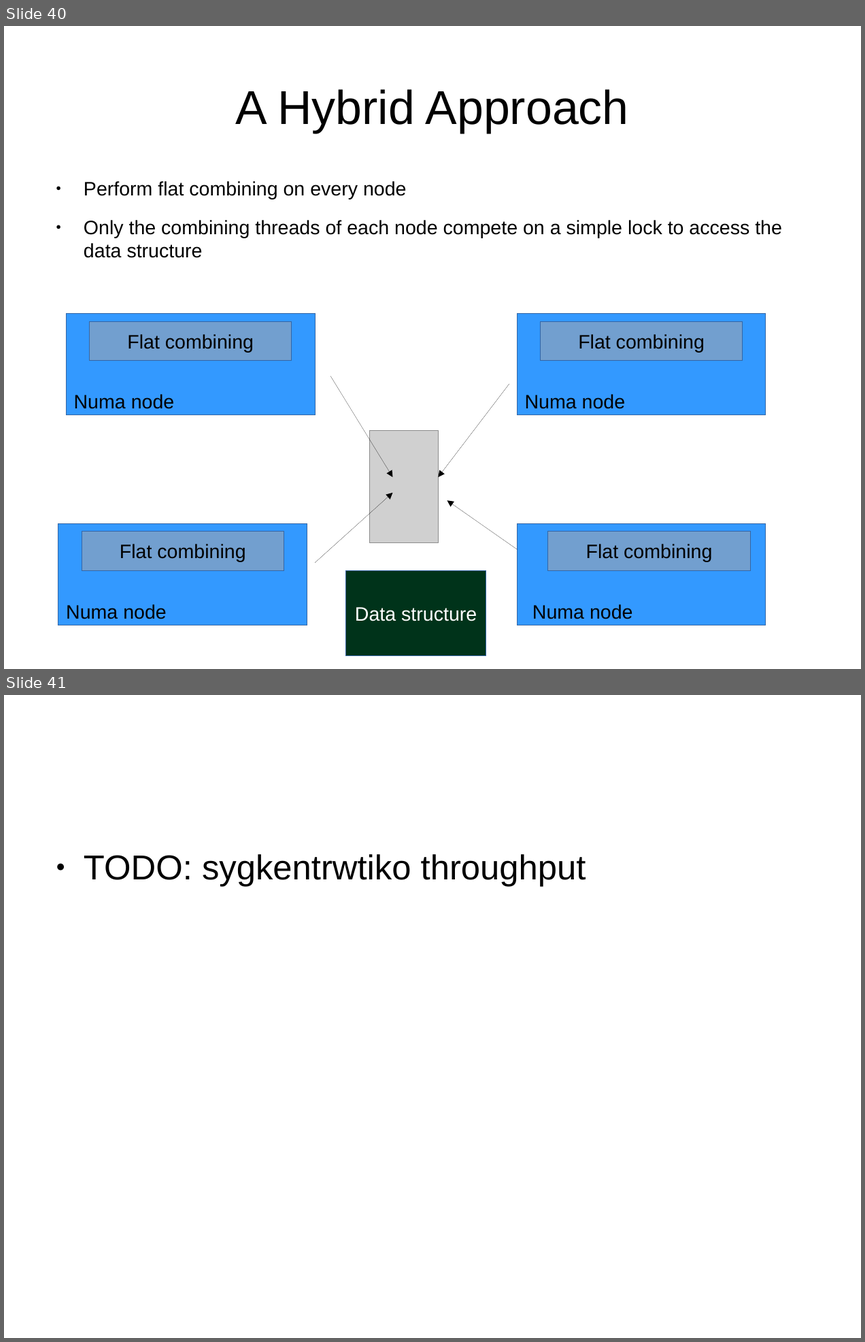
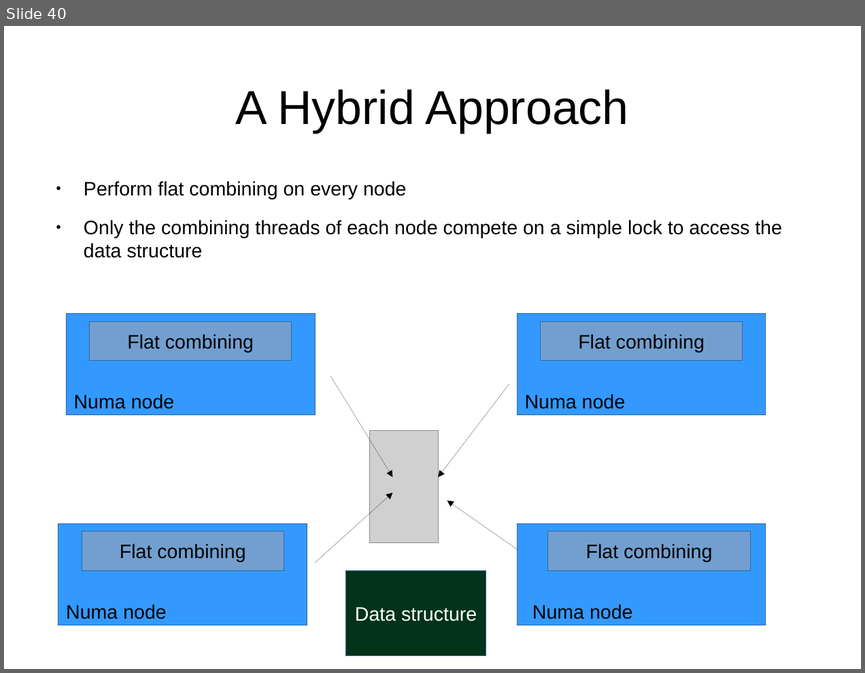
Before and after one commit to mpastyl/my_thesis, a slide deck: presentation.odp. Shown one above the other, each under a label of ours: slides 40 and 41 before the commit, slide 40 after it. The pictures are 865x1342 and 865x673 pixels, drawn with LibreOffice and Linux fonts; fonts in the diff are those of the drawing; grey boxes stand for pictures. Boxes give left, top, right and bottom in pixels: in the first picture for what was removed or moved away, otherwise in the second. Text is boxed around its words. In the diff, an @@ line names an element or a change of style, - is before the commit and + after.

```diff
--- a/presentation.odp
+++ b/presentation.odp
@@ slide 41 removed at [4, 695, 861, 1338], background #FFFFFF @@
@@ text removed at [84, 854, 586, 887] @@
-● TODO: sygkentrwtiko throughput
```
Also in this commit, not shown: 1 slide added.
